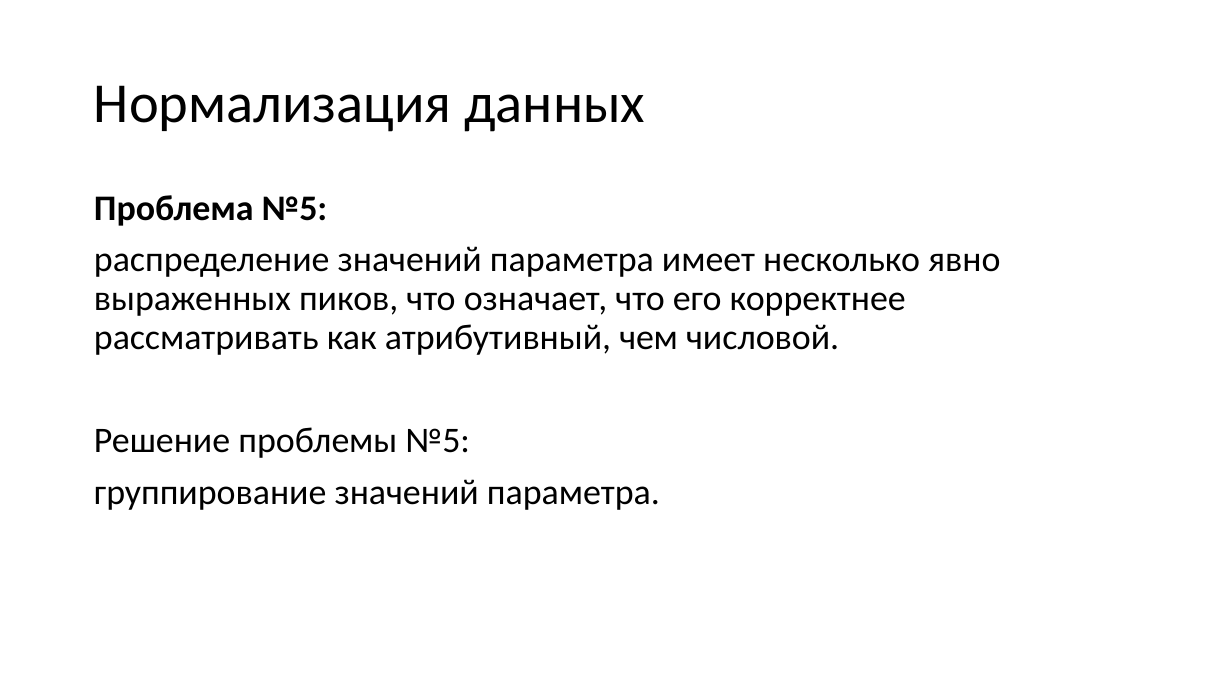
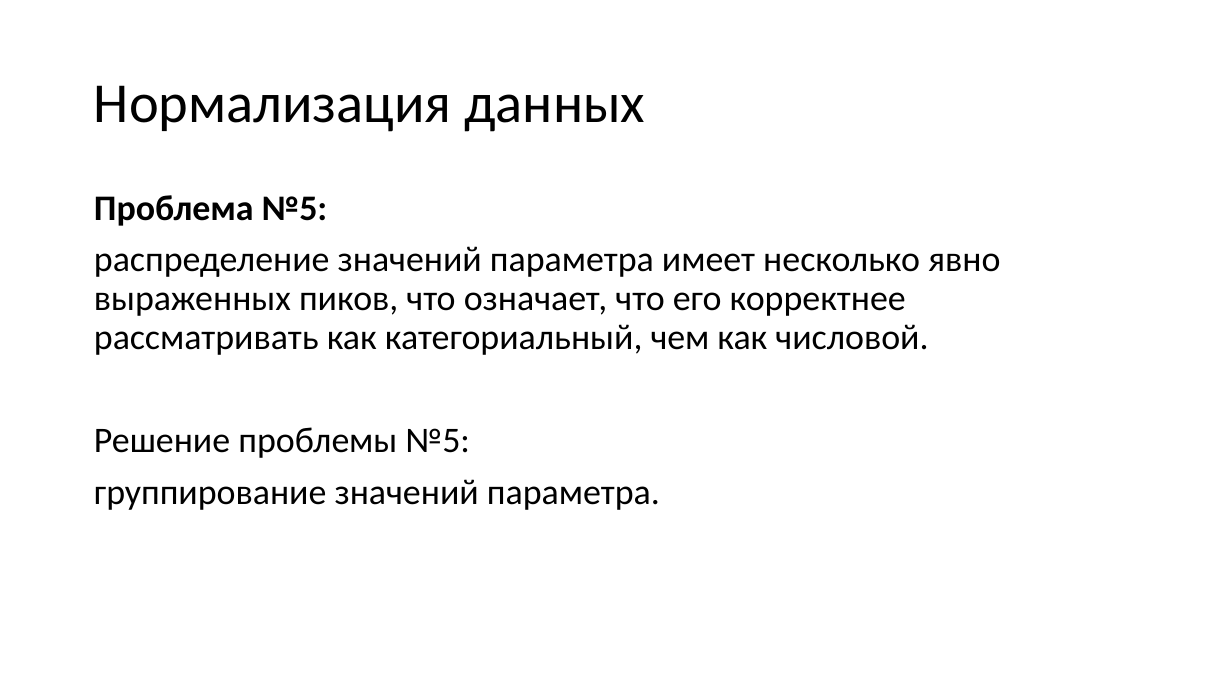
Before and after one commit to mosalov/AI_main_lectures, a slide deck: slide 37 of Лекция 3.pptx. Drawn at 1232x693 pixels with LibreOffice and Linux fonts; fonts in the diff are those of the drawing. Boxes give left, top, right and bottom in pixels: in the first picture for what was removed or moved away, otherwise in the second. Text is boxed around its words. In the diff, an @@ line names an element or a change of style, - is before the commit and + after.

```diff
--- a/Лекция 3.pptx
+++ b/Лекция 3.pptx
@@ text at (94,246,1000,355): text changed @@
-распределение значений параметра имеет несколько явно выраженных пиков, что означает, что его корректнее рассматривать как атрибутивный, чем числовой.
+распределение значений параметра имеет несколько явно выраженных пиков, что означает, что его корректнее рассматривать как категориальный, чем как числовой.
```
Also in this commit, not shown: 1 other slide changed.
